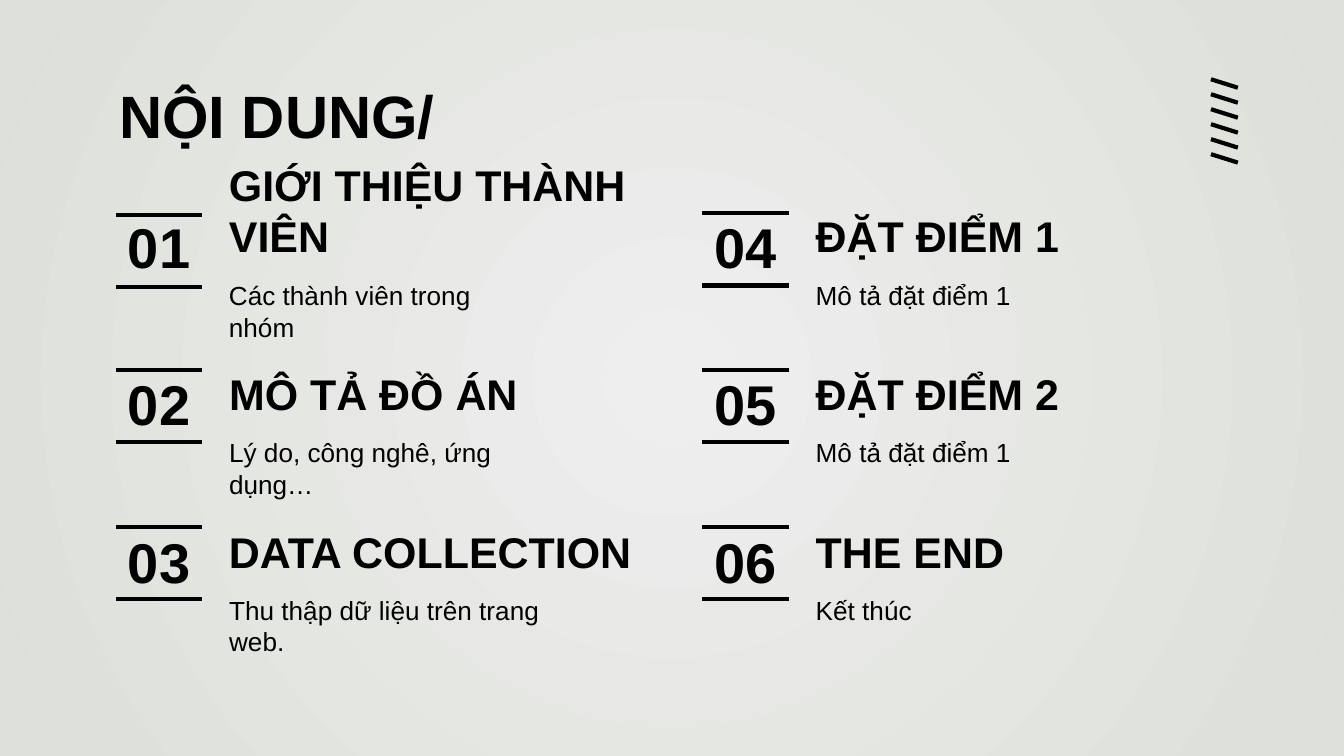
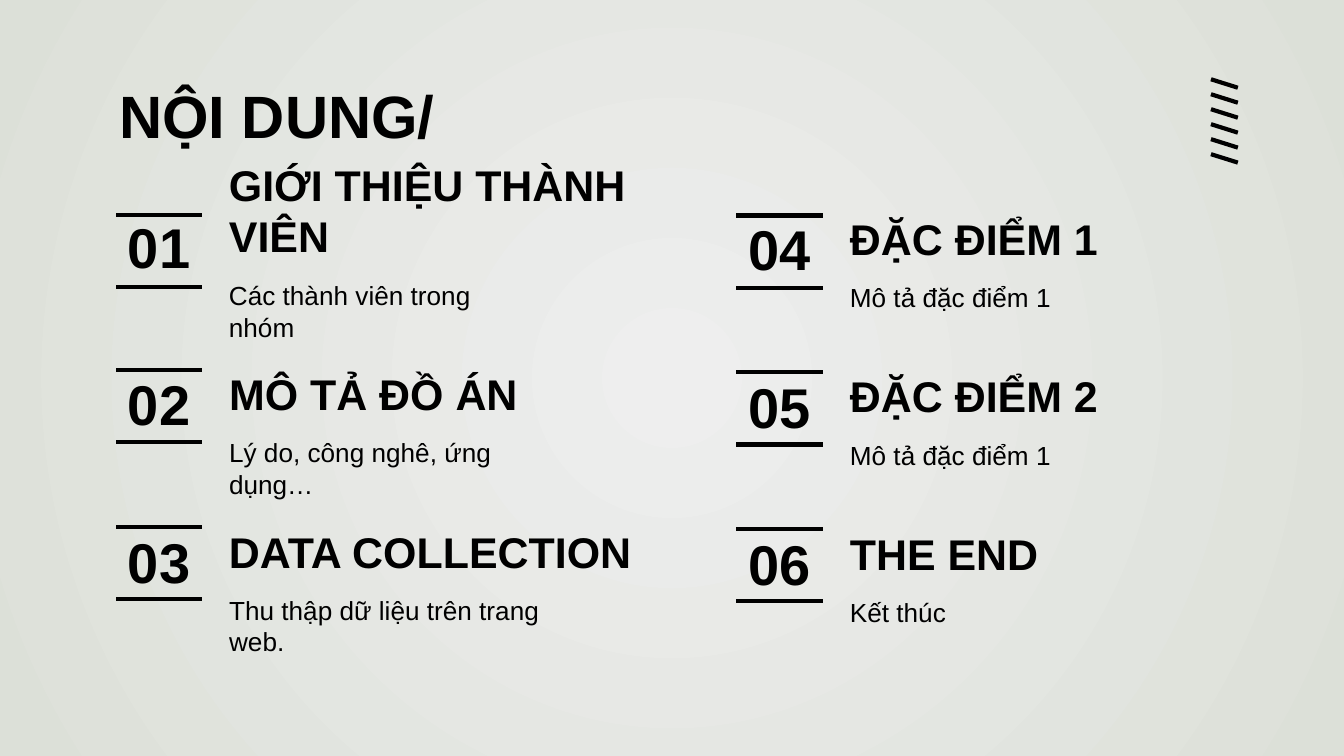
Before and after one commit to duongtanton/NP-KHDL-Gr9, a slide deck: slide 2 of group09.pptx. Drawn at 1344x756 pixels with LibreOffice and Linux fonts; fonts in the diff are those of the drawing. Boxes give left, top, right and bottom in pixels: in the first picture for what was removed or moved away, otherwise in the second. Text is boxed around its words. In the diff, an @@ line names an element or a change of style, - is before the commit and + after.

Commit message:
update ppt

```diff
--- a/group09.pptx
+++ b/group09.pptx
@@ subtitle at box(850, 220, 1098, 263): text changed @@
-ĐẶT ĐIỂM 1
+ĐẶC ĐIỂM 1
@@ subtitle at box(850, 286, 1051, 311): text changed @@
-Mô tả đặt điểm 1
+Mô tả đặc điểm 1
@@ 3 lines, 1 title, 1 subtitle: place and size @@
-3 lines, 1 title, 1 subtitle at box(703, 214, 911, 621)
+3 lines, 1 title, 1 subtitle at box(737, 215, 945, 623)
@@ subtitle at box(850, 378, 1098, 420): text changed @@
-ĐẶT ĐIỂM 2
+ĐẶC ĐIỂM 2
@@ subtitle at box(850, 444, 1051, 469): text changed @@
-Mô tả đặt điểm 1
+Mô tả đặc điểm 1
@@ 3 lines, 2 titles, 1 subtitle: place and size @@
-3 lines, 2 titles, 1 subtitle at box(703, 229, 1004, 584)
+3 lines, 2 titles, 1 subtitle at box(737, 231, 1039, 586)
```
Also in this commit, not shown: 3 other slides changed.
